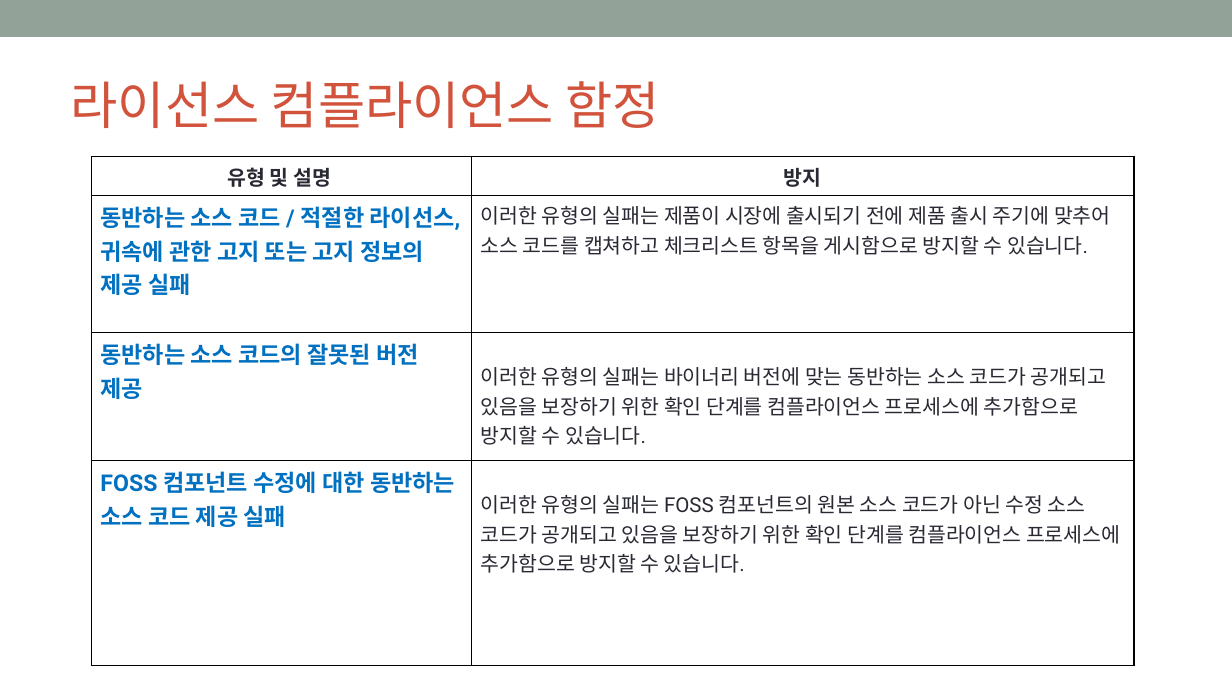
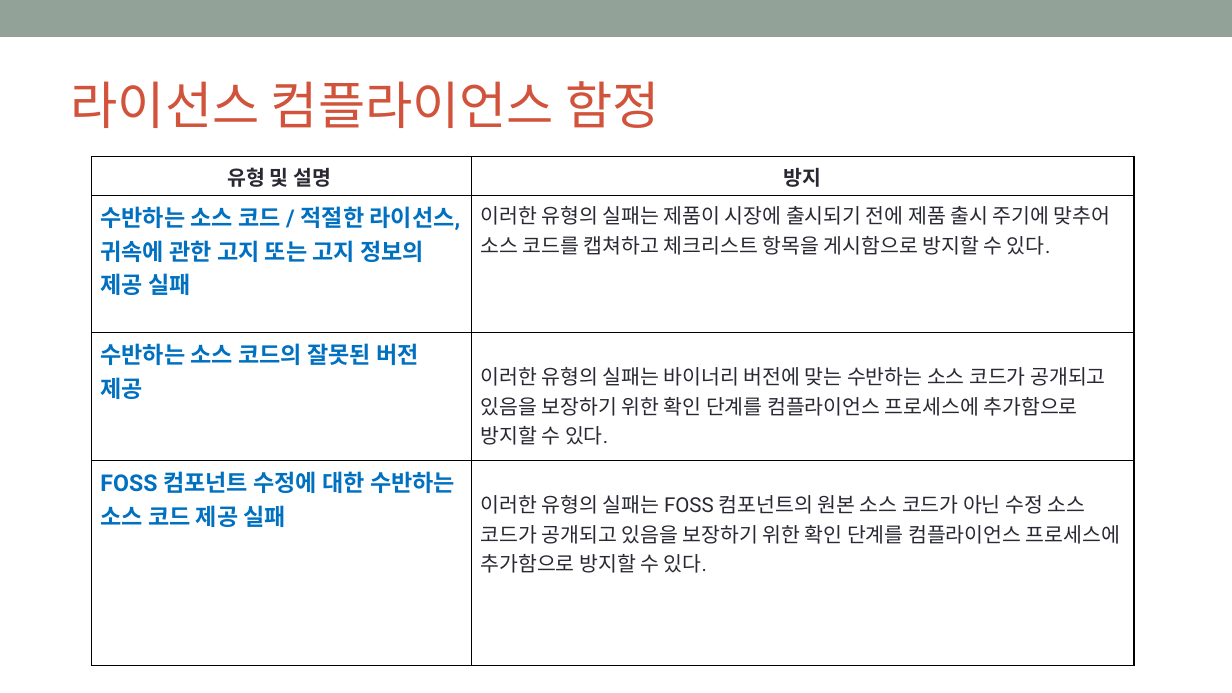
Before and after one commit to OpenChain-KWG/Curriculum-Translation-KR, a slide deck: slide 72 of target/slides/openchain-curriculum-for-1-1.pptx. Drawn at 1232x693 pixels with LibreOffice and Linux fonts; fonts in the diff are those of the drawing; background and template pictures are left out. Boxes give left, top, right and bottom in pixels: in the first picture for what was removed or moved away, otherwise in the second. Text is boxed around its words. In the diff, an @@ line names an element or a change of style, - is before the commit and + after.

```diff
--- a/target/slides/openchain-curriculum-for-1-1.pptx
+++ b/target/slides/openchain-curriculum-for-1-1.pptx
@@ table at box(91, 157, 1135, 577) @@
-row 2, column 1: 동반하는 소스 코드 / 적절한 라이선스, 귀속에 관한 고지 또는 고지 정보의 제공 실패
+row 2, column 1: 수반하는 소스 코드 / 적절한 라이선스, 귀속에 관한 고지 또는 고지 정보의 제공 실패
-row 2, column 2: 이러한 유형의 실패는 제품이 시장에 출시되기 전에 제품 출시 주기에 맞추어 소스 코드를 캡쳐하고 체크리스트 항목을 게시함으로 방지할 수 있습니다.
+row 2, column 2: 이러한 유형의 실패는 제품이 시장에 출시되기 전에 제품 출시 주기에 맞추어 소스 코드를 캡쳐하고 체크리스트 항목을 게시함으로 방지할 수 있다.
-row 3, column 1: 동반하는 소스 코드의 잘못된 버전 제공
+row 3, column 1: 수반하는 소스 코드의 잘못된 버전 제공
-row 3, column 2: 이러한 유형의 실패는 바이너리 버전에 맞는 동반하는 소스 코드가 공개되고 있음을 보장하기 위한 확인 단계를 컴플라이언스 프로세스에 추가함으로 방지할 수 있습니다.
+row 3, column 2: 이러한 유형의 실패는 바이너리 버전에 맞는 수반하는 소스 코드가 공개되고 있음을 보장하기 위한 확인 단계를 컴플라이언스 프로세스에 추가함으로 방지할 수 있다.
-row 4, column 1: FOSS 컴포넌트 수정에 대한 동반하는 소스 코드 제공 실패
+row 4, column 1: FOSS 컴포넌트 수정에 대한 수반하는 소스 코드 제공 실패
-row 4, column 2: 이러한 유형의 실패는 FOSS 컴포넌트의 원본 소스 코드가 아닌 수정 소스 코드가 공개되고 있음을 보장하기 위한 확인 단계를 컴플라이언스 프로세스에 추가함으로 방지할 수 있습니다.
+row 4, column 2: 이러한 유형의 실패는 FOSS 컴포넌트의 원본 소스 코드가 아닌 수정 소스 코드가 공개되고 있음을 보장하기 위한 확인 단계를 컴플라이언스 프로세스에 추가함으로 방지할 수 있다.
```
Also in this commit, not shown: 13 other slides changed, 1 other file.
